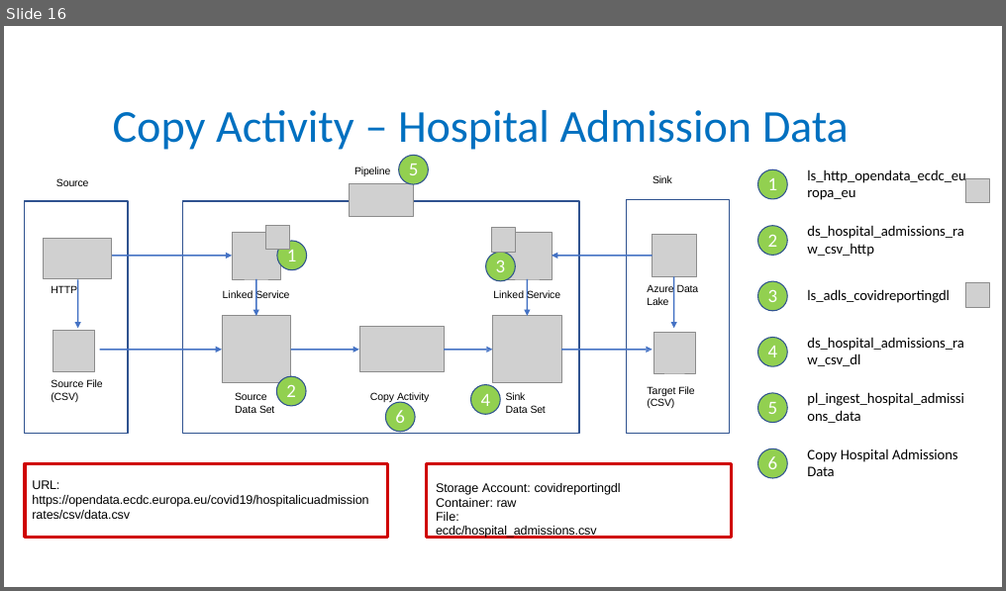
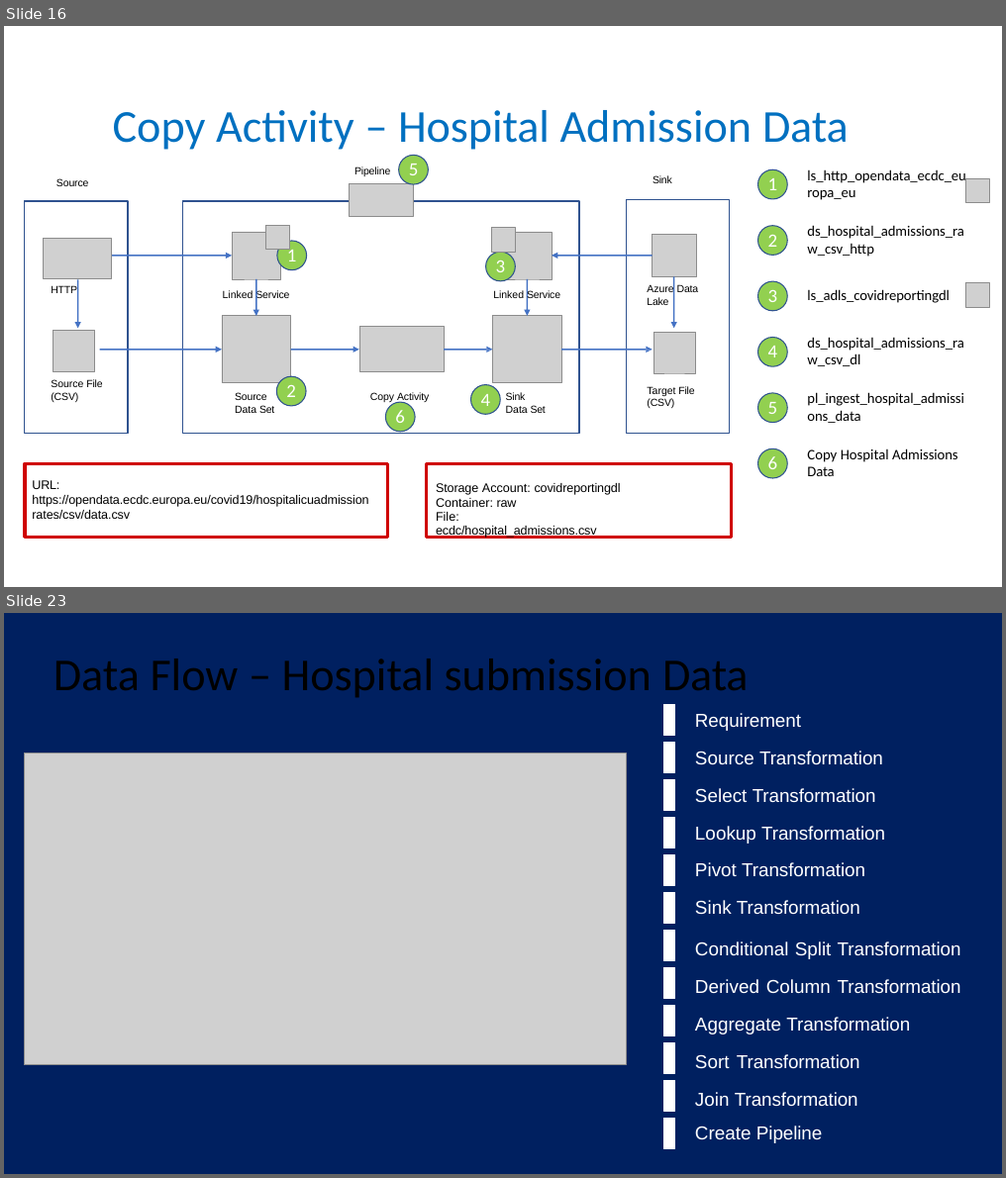
Before and after one commit to soumyadeep2207/ADF, a slide deck: Project PPT/ADF Project - Copy.pptx. Shown one above the other, each under a label of ours: slide 16 before the commit, slides 16 and 23 after it; the slides between them are not shown. The pictures are 1006x591 and 1006x1178 pixels, drawn with LibreOffice and Linux fonts; fonts in the diff are those of the drawing; grey boxes stand for pictures. Boxes give left, top, right and bottom in pixels: in the first picture for what was removed or moved away, otherwise in the second. Text is boxed around its words. In the diff, an @@ line names an element or a change of style, - is before the commit and + after.

Commit message:
Updated with Dataflow Transformation Requirements slides

```diff
--- a/Project PPT/ADF Project - Copy.pptx
+++ b/Project PPT/ADF Project - Copy.pptx
@@ slide 23 added at box(4, 613, 1002, 1174), background #FFFFFF @@
@@ freeform shape added at box(4, 613, 1002, 1174), fill #002060 @@
@@ freeform shape added at box(663, 705, 675, 736), fill #FFFFFF @@
@@ freeform shape added at box(663, 705, 675, 736), outline #FFFFFF 1 pt @@
@@ text added at box(695, 713, 961, 1144), 18 pt, text #FFFFFF @@
+Requirement
+Source Transformation Select Transformation Lookup Transformation Pivot Transformation Sink Transformation
+Conditional Split Transformation Derived Column Transformation Aggregate Transformation
+Sort Transformation Join Transformation
+Create Pipeline
@@ picture added at box(24, 754, 626, 1065) @@
@@ freeform shape added at box(663, 743, 675, 773), fill #FFFFFF @@
@@ freeform shape added at box(663, 743, 675, 773), outline #FFFFFF 1 pt @@
@@ freeform shape added at box(663, 780, 675, 811), fill #FFFFFF @@
@@ freeform shape added at box(663, 780, 675, 811), outline #FFFFFF 1 pt @@
@@ freeform shape added at box(663, 817, 675, 848), fill #FFFFFF @@
@@ freeform shape added at box(663, 817, 675, 848), outline #FFFFFF 1 pt @@
@@ freeform shape added at box(663, 856, 675, 886), fill #FFFFFF @@
@@ freeform shape added at box(663, 856, 675, 886), outline #FFFFFF 1 pt @@
@@ freeform shape added at box(663, 893, 675, 924), fill #FFFFFF @@
@@ freeform shape added at box(663, 893, 675, 924), outline #FFFFFF 1 pt @@
@@ freeform shape added at box(663, 931, 675, 961), fill #FFFFFF @@
@@ freeform shape added at box(663, 931, 675, 961), outline #FFFFFF 1 pt @@
@@ freeform shape added at box(663, 967, 675, 998), fill #FFFFFF @@
@@ freeform shape added at box(663, 967, 675, 998), outline #FFFFFF 1 pt @@
@@ freeform shape added at box(663, 1006, 675, 1037), fill #FFFFFF @@
@@ freeform shape added at box(663, 1006, 675, 1037), outline #FFFFFF 1 pt @@
@@ freeform shape added at box(663, 1044, 675, 1074), fill #FFFFFF @@
@@ freeform shape added at box(663, 1044, 675, 1074), outline #FFFFFF 1 pt @@
@@ freeform shape added at box(663, 1081, 675, 1112), fill #FFFFFF @@
@@ freeform shape added at box(663, 1081, 675, 1112), outline #FFFFFF 1 pt @@
@@ freeform shape added at box(663, 1118, 675, 1149), fill #FFFFFF @@
@@ freeform shape added at box(663, 1118, 675, 1149), outline #FFFFFF 1 pt @@
```
Also in this commit, not shown: 9 other slides added.
